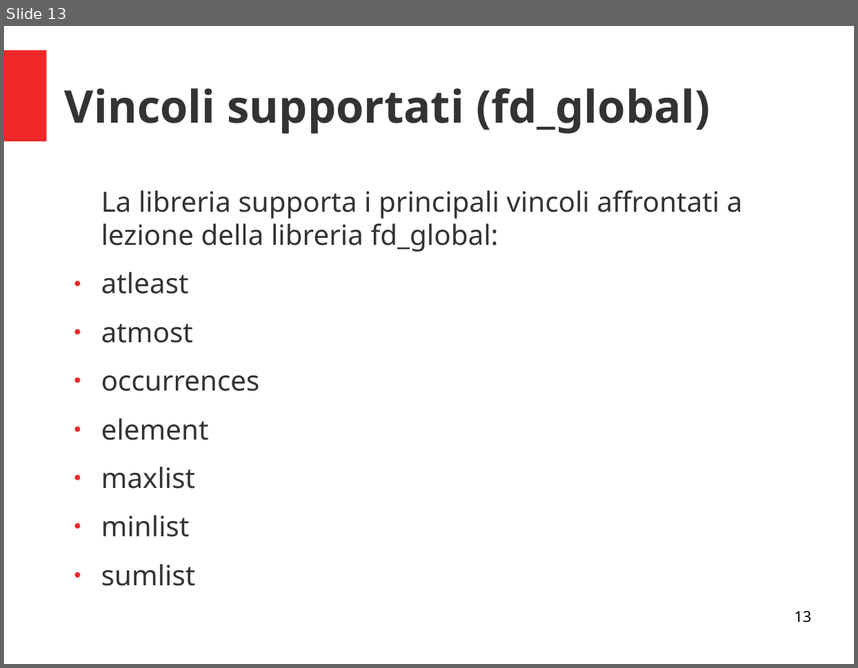
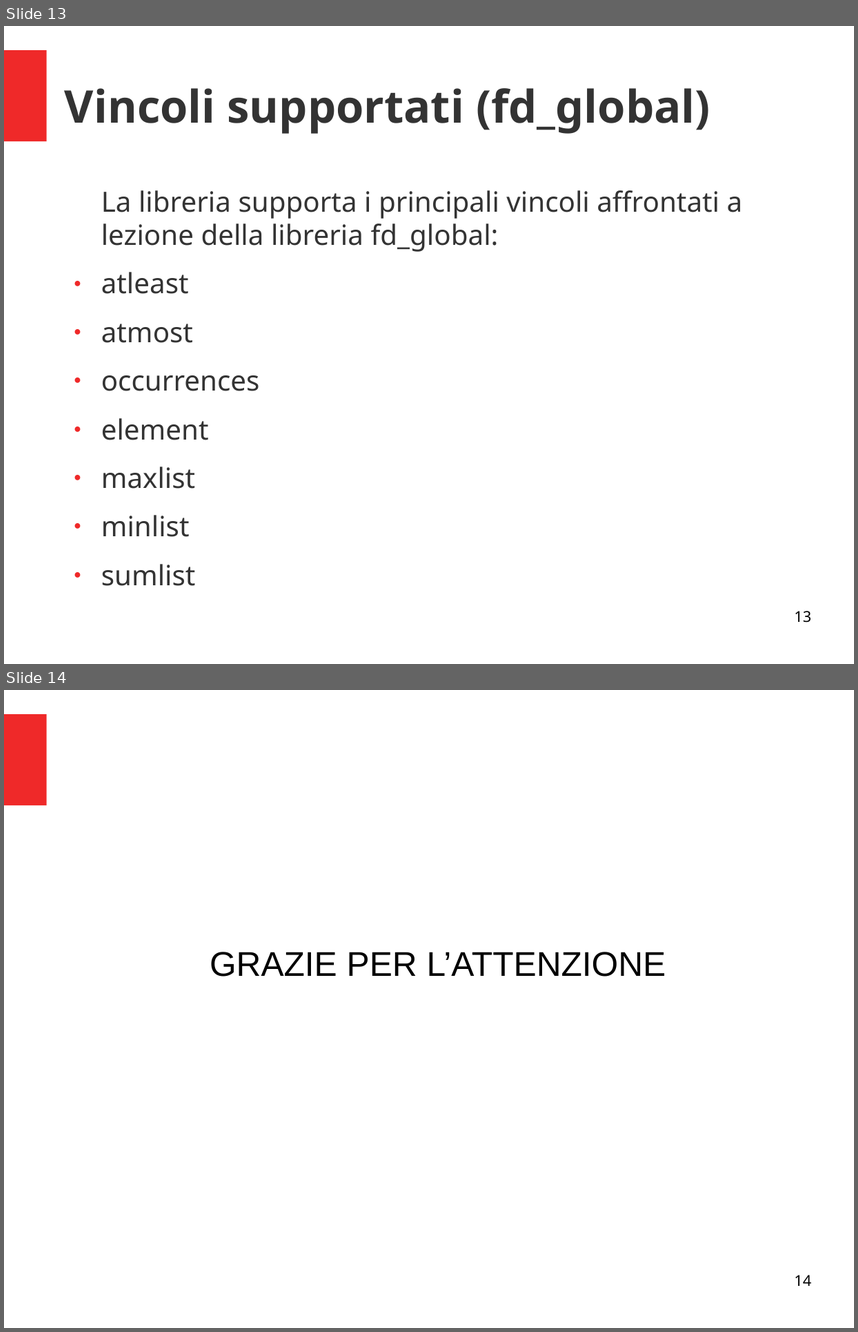
Before and after one commit to padovanl/eclipse2flatzinc, a slide deck: presentazione.odp. Shown one above the other, each under a label of ours: slide 13 before the commit, slides 13 and 14 after it. The pictures are 858x668 and 858x1332 pixels, drawn with LibreOffice and Linux fonts; fonts in the diff are those of the drawing. Boxes give left, top, right and bottom in pixels: in the first picture for what was removed or moved away, otherwise in the second. Text is boxed around its words. In the diff, an @@ line names an element or a change of style, - is before the commit and + after.

Commit message:
lavori sulla presentazione

```diff
--- a/presentazione.odp
+++ b/presentazione.odp
@@ slide 14 added at <box>4,690,854,1328</box>, background #FFFFFF; not listed: 1 template element that a slide beside it also shows @@
@@ text added at <box>210,952,666,976</box>, 32 pt, text #000000 @@
+GRAZIE PER L’ATTENZIONE
@@ page number added at <box>794,1274,811,1285</box>, 14 pt, text #000000 @@
+14
```
